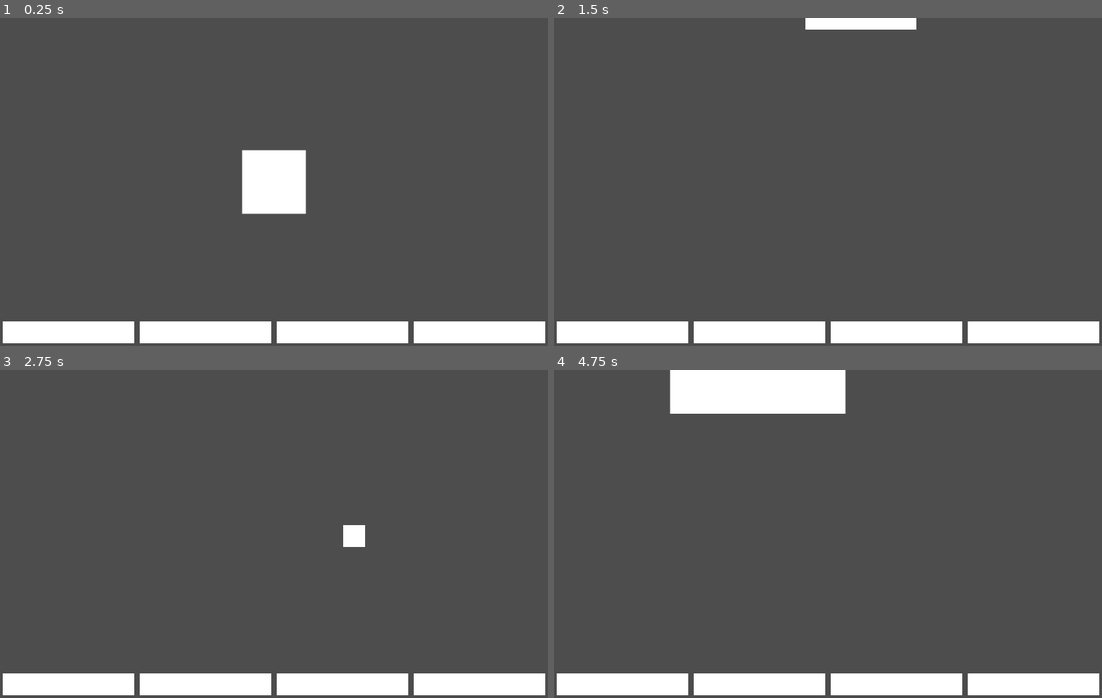
Above: before the commit, frames 1-4 (two rows, left to right).
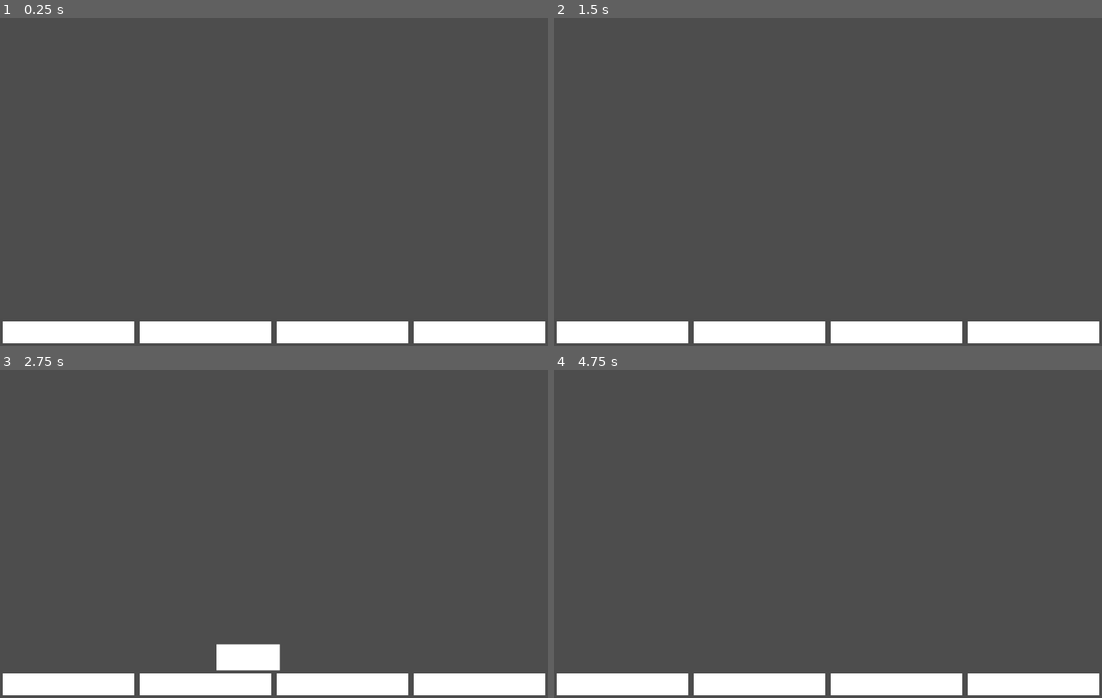
Above: after the commit, the same moments.

Repository: irstupid/industrialFailure
Game: Godot game, scene res://Main.tscn
The game is run twice, just before and just after one commit, with the same random seed, the same clock (stepped at 60 frames per second) and the same inputs.
Inputs (mouse positions are in pixels of both pictures, inside the frame that each line leads up to):
- Up to frame 1 (0.25 s): no input
- Up to frame 2 (1.5 s): click (828, 182) at 0.52 s; click (619, 332) at 1.25 s
- Up to frame 3 (2.75 s): click (202, 684) at 2 s
- Up to frame 4 (4.75 s): click (893, 684) at 2.75 s; click (1030, 684) at 3.5 s; click (619, 684) at 4.25 s

The runs differ from the first frame. In frame 1, 2.3% of the frame differs, in the area x 44-56%, y 40-60%; in frame 2, 0.7%; in frame 3, 1.2%; in frame 4, 4.3%, in the area x 21-54%, y 0-14%.

Commit message:
daocollBROK

Diff:
--- a/Godot Stuff/B/Main.tscn
+++ b/Godot Stuff/B/Main.tscn
@@ -1,8 +1,9 @@
-[gd_scene load_steps=4 format=3 uid="uid://odjli5hr5e04"]
+[gd_scene load_steps=5 format=3 uid="uid://odjli5hr5e04"]
 
 [ext_resource type="Texture2D" uid="uid://d3c860bptxls7" path="res://square.png" id="1_almlq"]
+[ext_resource type="Script" path="res://break.gd" id="1_dhegj"]
 [ext_resource type="Script" path="res://UI.gd" id="1_eqqxt"]
-[ext_resource type="PackedScene" uid="uid://iaie511av6te" path="res://Plate.tscn" id="3_7tfvb"]
+[ext_resource type="PackedScene" uid="uid://iaie511av6te" path="res://WhitePlate.tscn" id="1_sfmqg"]
 
 [node name="Main" type="Node2D"]
 
@@ -10,10 +11,10 @@
 
 [node name="Break" type="Node2D" parent="."]
 position = Vector2(3000, 0)
+script = ExtResource("1_dhegj")
+whitePlate = ExtResource("1_sfmqg")
 
-[node name="Square2" type="Sprite2D" parent="Break"]
-position = Vector2(333, 10)
-texture = ExtResource("1_almlq")
+[node name="WhitePlate" parent="Break" instance=ExtResource("1_sfmqg")]
 
 [node name="Bake" type="Node2D" parent="."]
 position = Vector2(6000, 0)
@@ -89,8 +90,6 @@
 texture_normal = ExtResource("1_almlq")
 stretch_mode = 0
 
-[node name="Plate" parent="." instance=ExtResource("3_7tfvb")]
-
 [connection signal="button_down" from="Viewport/Camera/UI/box button" to="Viewport" method="boxButton"]
 [connection signal="button_down" from="Viewport/Camera/UI/break button" to="Viewport" method="breakButton"]
 [connection signal="button_down" from="Viewport/Camera/UI/bake button" to="Viewport" method="bakeButton"]
--- a/Godot Stuff/B/Plate.tscn
+++ b/Godot Stuff/B/WhitePlate.tscn
@@ -1,23 +1,7 @@
 [gd_scene load_steps=7 format=3 uid="uid://iaie511av6te"]
 
-[ext_resource type="Texture2D" uid="uid://d3c860bptxls7" path="res://square.png" id="1_atk2n"]
-[ext_resource type="Script" path="res://plate.gd" id="2_hcp8f"]
-
-[sub_resource type="Animation" id="Animation_1lpbe"]
-resource_name = "moveUp"
-length = 2.5
-tracks/0/type = "value"
-tracks/0/imported = false
-tracks/0/enabled = true
-tracks/0/path = NodePath(".:position")
-tracks/0/interp = 2
-tracks/0/loop_wrap = true
-tracks/0/keys = {
-"times": PackedFloat32Array(1.5, 2.5),
-"transitions": PackedFloat32Array(1, 1),
-"update": 0,
-"values": [Vector2(0, 0), Vector2(0, -300)]
-}
+[ext_resource type="Texture2D" uid="uid://d3c860bptxls7" path="res://square.png" id="1_4vdbn"]
+[ext_resource type="Script" path="res://whitePlate.gd" id="2_5ram7"]
 
 [sub_resource type="Animation" id="Animation_8tdw4"]
 length = 0.001
@@ -46,6 +30,22 @@
 "values": [Vector2(2.9, 2.9)]
 }
 
+[sub_resource type="Animation" id="Animation_1lpbe"]
+resource_name = "moveUp"
+length = 1.5
+tracks/0/type = "value"
+tracks/0/imported = false
+tracks/0/enabled = true
+tracks/0/path = NodePath(".:position")
+tracks/0/interp = 2
+tracks/0/loop_wrap = true
+tracks/0/keys = {
+"times": PackedFloat32Array(0.5, 1.5),
+"transitions": PackedFloat32Array(1, 1),
+"update": 0,
+"values": [Vector2(-150, 950), Vector2(-150, 650)]
+}
+
 [sub_resource type="Animation" id="Animation_yh0aq"]
 resource_name = "select"
 length = 1.5
@@ -59,7 +59,7 @@
 "times": PackedFloat32Array(0, 1),
 "transitions": PackedFloat32Array(0.5, 1),
 "update": 0,
-"values": [Vector2(0, -300), Vector2(150, -950)]
+"values": [Vector2(-150, 650), Vector2(0, 0)]
 }
 tracks/1/type = "value"
 tracks/1/imported = false
@@ -81,10 +81,10 @@
 "select": SubResource("Animation_yh0aq")
 }
 
-[node name="Plate" type="Sprite2D"]
+[node name="WhitePlate" type="Sprite2D"]
 scale = Vector2(2.9, 2.9)
-texture = ExtResource("1_atk2n")
-script = ExtResource("2_hcp8f")
+texture = ExtResource("1_4vdbn")
+script = ExtResource("2_5ram7")
 
 [node name="animation" type="AnimationPlayer" parent="."]
 libraries = {
@@ -96,6 +96,13 @@
 offset_top = -50.0
 offset_right = 50.0
 offset_bottom = 50.0
-texture_normal = ExtResource("1_atk2n")
+texture_normal = ExtResource("1_4vdbn")
 
+[node name="heatTimer" type="Timer" parent="."]
+wait_time = 5.0
+one_shot = true
+
+[connection signal="tree_exited" from="." to="." method="die"]
+[connection signal="animation_finished" from="animation" to="." method="animationFinshed"]
 [connection signal="button_down" from="TextureButton" to="." method="click"]
+[connection signal="timeout" from="heatTimer" to="." method="timeout"]
--- /dev/null
+++ b/Godot Stuff/B/break.gd
@@ -0,0 +1,10 @@
+extends Node2D
+
+@export var whitePlate : PackedScene
+var canSelect = true
+
+func _process(_delta):
+	pass
+
+func addWhitePlate():
+	add_child.call_deferred(whitePlate.instantiate())
--- a/Godot Stuff/B/plate.gd
+++ /dev/null
@@ -1,15 +0,0 @@
-extends Sprite2D
-
-
-# Called when the node enters the scene tree for the first time.
-func _ready():
-	$animation.play("moveUp")
-
-
-# Called every frame. 'delta' is the elapsed time since the previous frame.
-func _process(delta):
-	pass
-
-
-func click():
-	$animation.play("select")
--- /dev/null
+++ b/Godot Stuff/B/whitePlate.gd
@@ -0,0 +1,37 @@
+extends Sprite2D
+
+var selected = false
+var clicked = 0
+
+var parent
+
+func _ready():
+	parent = get_parent()
+	$animation.play("moveUp")
+
+func _process(_delta):
+	if(!selected):
+		clicked = 0
+	elif(clicked >= 30):
+		print("good")
+		queue_free()
+
+func click():
+	if(!selected && parent.canSelect):
+		$animation.play("select")
+		selected = true
+		parent.canSelect = false
+		parent.addWhitePlate()
+	if(selected && $heatTimer.time_left > 0):
+		clicked += 1
+
+func timeout():
+	print("bad")
+	queue_free()
+
+func animationFinshed(anim_name):
+	if(anim_name == "select"):
+		$heatTimer.start()
+
+func die():
+	parent.canSelect = true
